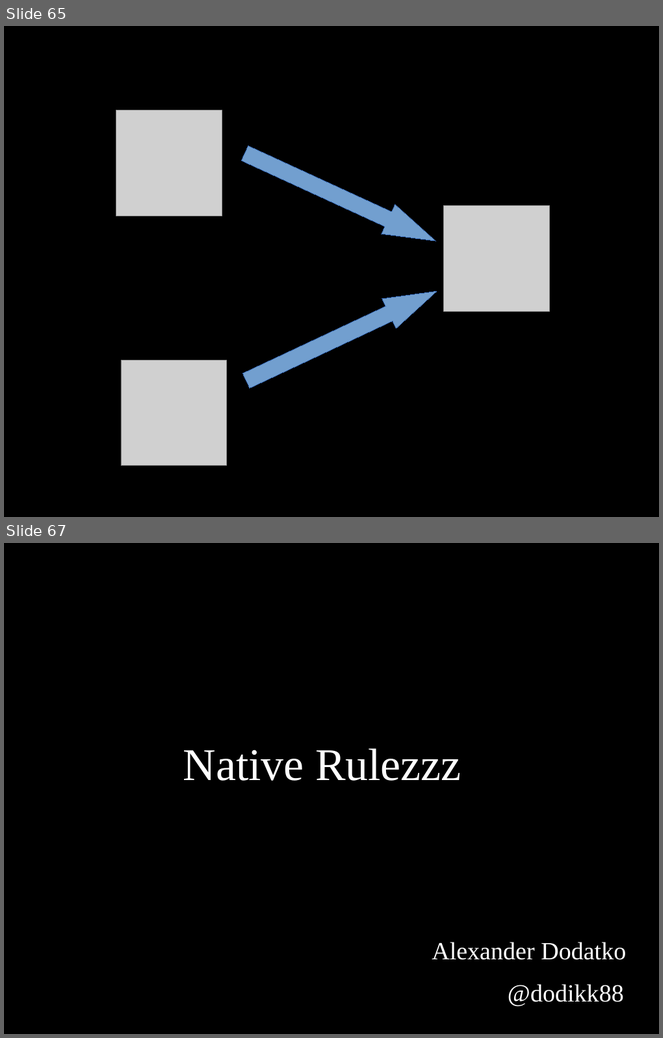
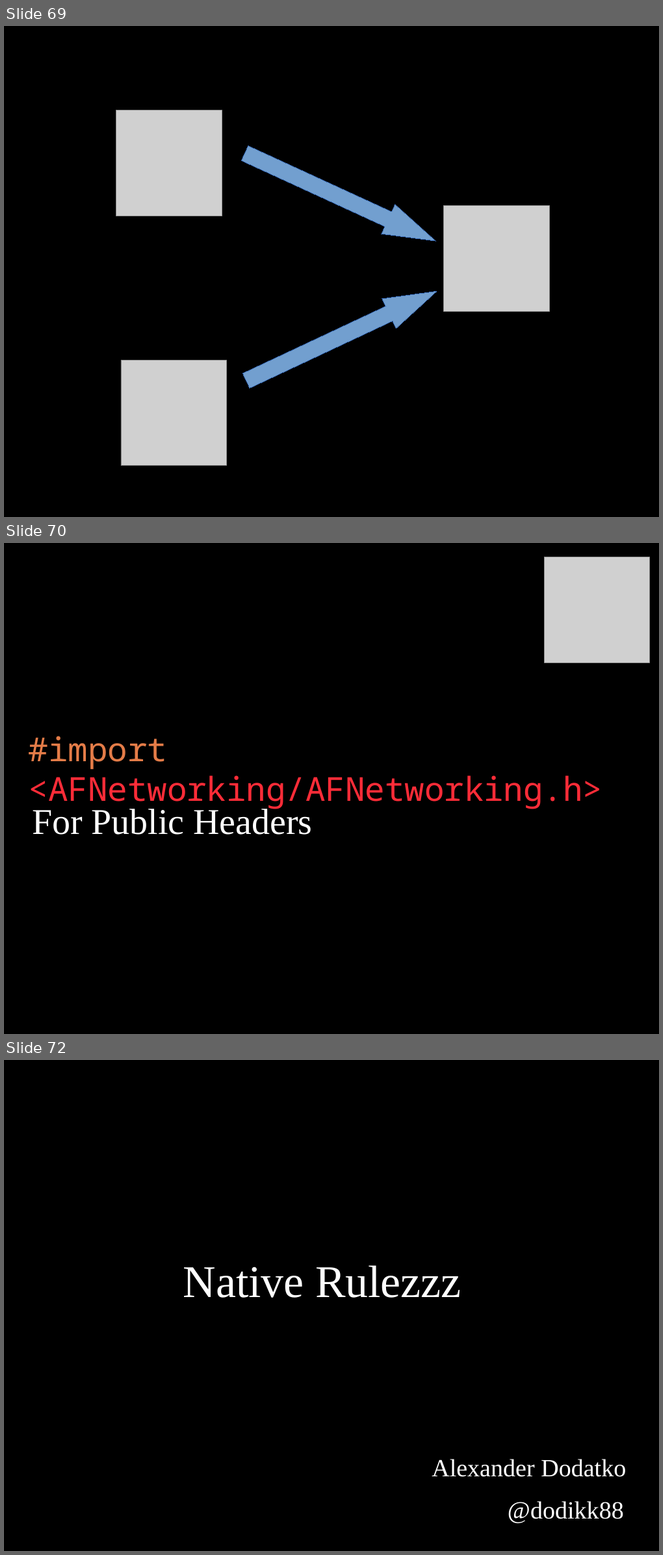
Before and after one commit to dodikk/StaticLib-Slides, a slide deck: Libraries-GoingNative.odp. Shown one above the other, each under a label of ours: slides 65 and 67 before the commit, slides 69, 70 and 72 after it; the slides between them are not shown. The pictures are 663x1038 and 663x1555 pixels, drawn with LibreOffice and Linux fonts; fonts in the diff are those of the drawing; grey boxes stand for pictures. Boxes give left, top, right and bottom in pixels: in the first picture for what was removed or moved away, otherwise in the second. Text is boxed around its words. In the diff, an @@ line names an element or a change of style, - is before the commit and + after.

```diff
--- a/Libraries-GoingNative.odp
+++ b/Libraries-GoingNative.odp
@@ slide 70 added at (x1=4, y1=543, x2=659, y2=1034), background #000000 @@
@@ picture added at (x1=544, y1=557, x2=650, y2=663) @@
@@ text added at (x1=29, y1=736, x2=603, y2=809), 40 pt, text #FF2C38 @@
+#import <AFNetworking/AFNetworking.h>
@@ title added at (x1=32, y1=806, x2=312, y2=835), 44 pt, text #FFFFFF @@
+For Public Headers
@@ what was slide 65 is now slide 69 @@
@@ what was slide 67 is now slide 72 @@
```
Also in this commit, not shown: 3 slides changed, 4 other slides added, 2 other files.
